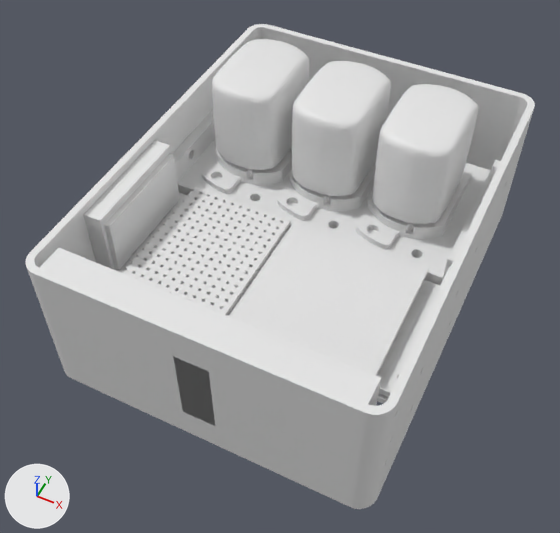
Before and after pictures for a commit that changed the Blender file spaceapi-tableau.blend.
One viewpoint serves both versions: a 50 mm lens placed at (60.9, -158.3, 152.2), pointed at (-1.2, -34.1, -3.1). The lights are fixed; the arrows at lower left show +X, +Y and +Z. The older version comes first.

Objects in the first picture: 'connector-face', 'connector-pcb', 'nixie', 'nixie.001', 'nixie.002', 'pcb-frame.001', 'power-distribution-board', 'screw-lip.005', 'socket-applied.002', 'socket-bracket', 'voltage-converter-board', 'wall' and 6 more.
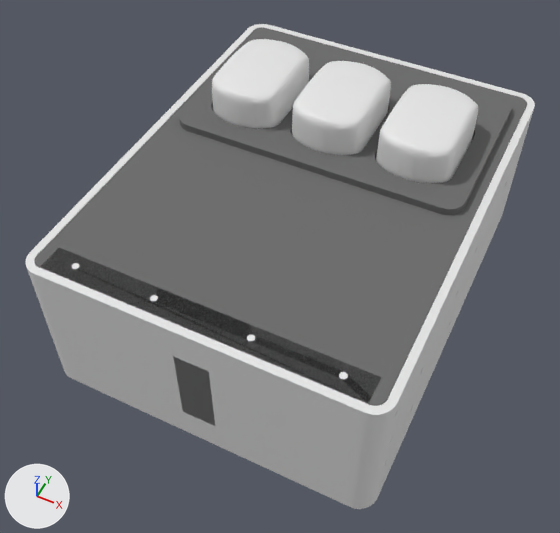
Location of each change, (x1, y1, x2, y2) in pixels of the pictures (560 x 533 px):
'box-lid', shown: after (35, 28, 527, 406)
'voltage-converter-board', unchanged, covered by the edit: before (229, 222, 429, 375)
'power-distribution-board', unchanged, covered by the edit: before (122, 187, 291, 315)
'socket-bracket', unchanged, covered by the edit: before (177, 139, 490, 285)
'connector-pcb', unchanged, covered by the edit: before (104, 154, 180, 270)

The change, as a diff of the scene's bpy script:
```diff
--- a/spaceapi-tableau.blend.py
+++ b/spaceapi-tableau.blend.py
@@ ob_box_lid @@
 _m = ob_box_lid.modifiers.new('Boolean.002', 'BOOLEAN')
+_m.object = ob_box_panel
+_m.operation = 'UNION'
+_m = ob_box_lid.modifiers.new('Boolean.006', 'BOOLEAN')
+_m.object = ob_cutout_nixie_002
+_m.operand_type = 'COLLECTION'
+_m = ob_box_lid.modifiers.new('Boolean.007', 'BOOLEAN')
 _m.object = ob_cutout_nixie_002
@@ ob_box_lid @@
 _m = ob_box_lid.modifiers.new('Boolean', 'BOOLEAN')
 _m.object = ob_cutout_nixie
-ob_box_lid.hide_set(True)
```
